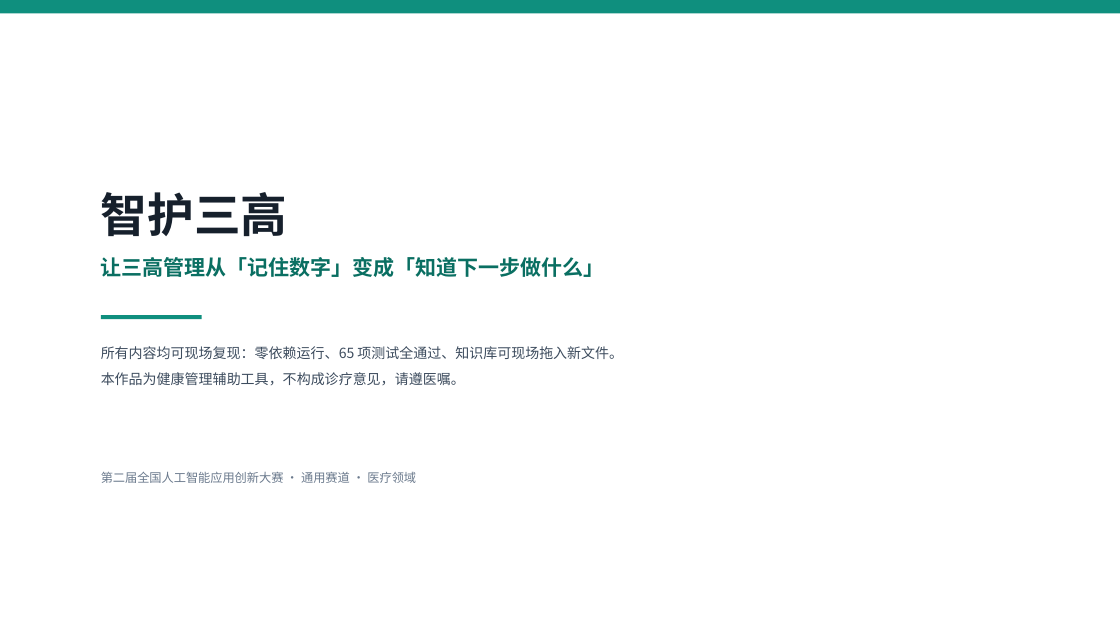
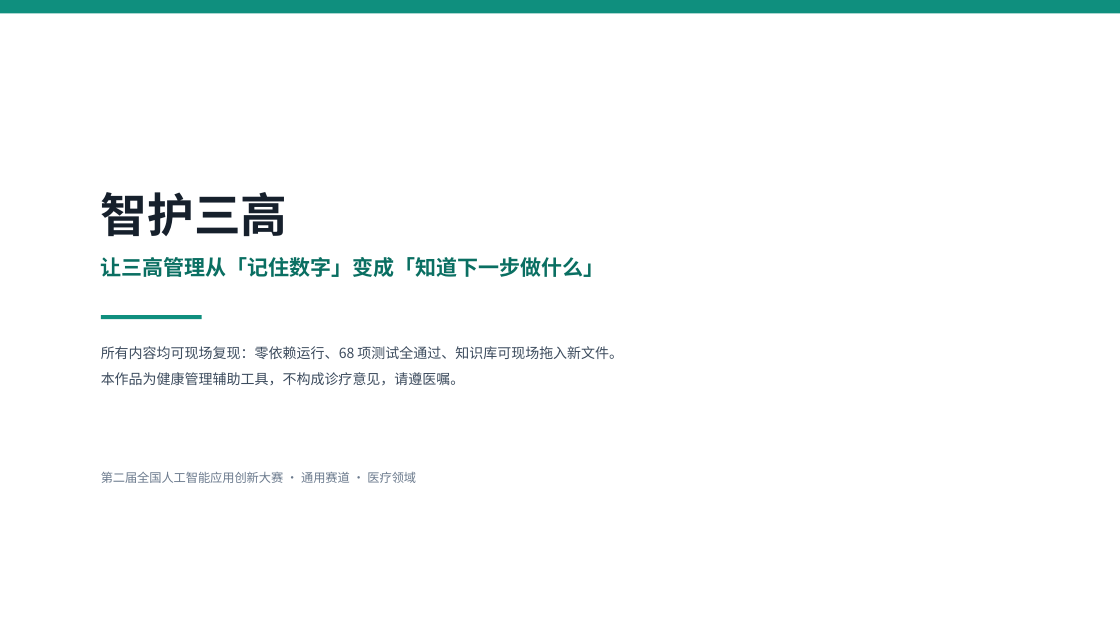
Before and after one commit to zxhyf/zhihu-sangao, a slide deck: slide 20 of docs/智护三高_参赛作品说明.pptx. Drawn at 1120x630 pixels with LibreOffice and Linux fonts; fonts in the diff are those of the drawing. Boxes give left, top, right and bottom in pixels: in the first picture for what was removed or moved away, otherwise in the second. Text is boxed around its words. In the diff, an @@ line names an element or a change of style, - is before the commit and + after.

Commit message:
fix: 区分「新增计划」与「变更计划」，并放开时段上限
- 用药计划卡片按清单比对，分为 新增 / 变更 / 无变化 / 移除 四种状态
- 标题、标签、按钮文案随状态变化；变更时显示 旧时段 → 新时段
- 与现状完全一致时不弹确认卡，直接说明无需修改
- 时段上限从 4 提到 8（聊天解析、表单、接口三处一致）
- /api/meds/apply 分别回报 已添加 / 已更新
- 测试 65 → 68 项，核验 57 → 60 项

```diff
--- a/docs/智护三高_参赛作品说明.pptx
+++ b/docs/智护三高_参赛作品说明.pptx
@@ text at (x1=101, y1=346, x2=623, y2=359): text changed @@
-所有内容均可现场复现：零依赖运行、65 项测试全通过、知识库可现场拖入新文件。
+所有内容均可现场复现：零依赖运行、68 项测试全通过、知识库可现场拖入新文件。
```
Also in this commit, not shown: 1 other slide changed, 17 other files.
